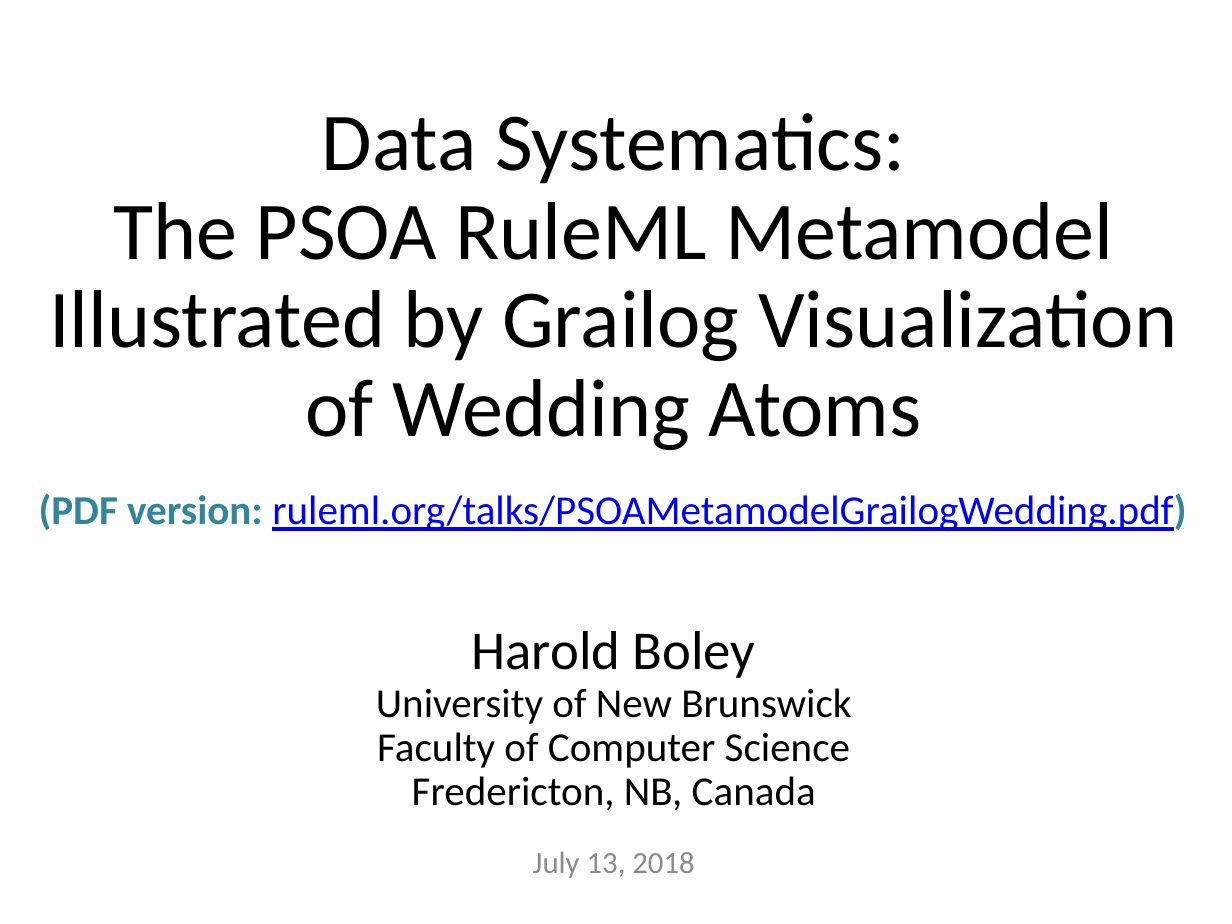
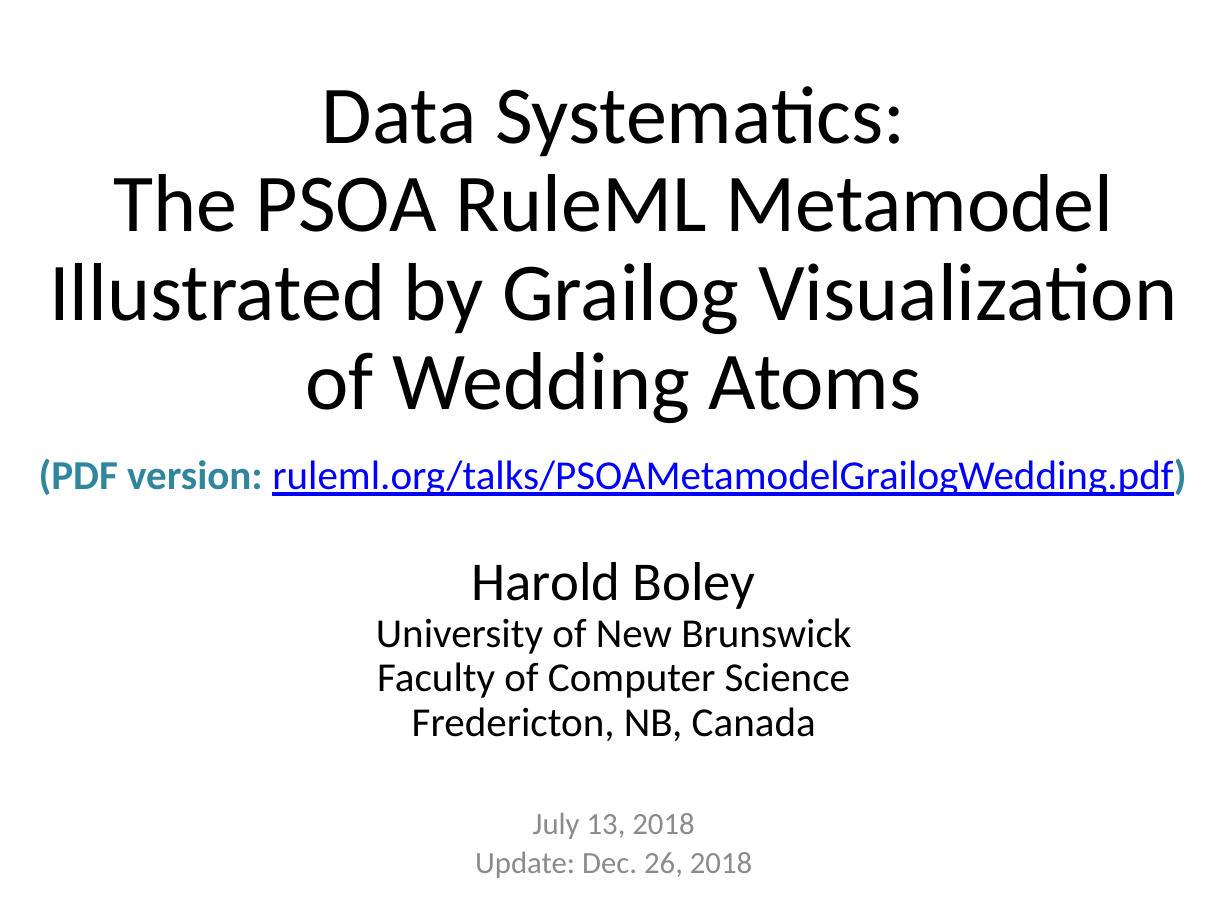
Before and after one commit to RuleML/ruleml-website, a slide deck: slide 1 of talks/PSOAMetamodelGrailogWedding.pptx. Drawn at 1232x924 pixels with LibreOffice and Linux fonts; fonts in the diff are those of the drawing. Boxes give left, top, right and bottom in pixels: in the first picture for what was removed or moved away, otherwise in the second. Text is boxed around its words. In the diff, an @@ line names an element or a change of style, - is before the commit and + after.

```diff
--- a/talks/PSOAMetamodelGrailogWedding.pptx
+++ b/talks/PSOAMetamodelGrailogWedding.pptx
@@ title "Data Systematics: The PSOA RuleML ..." rewrapped from (x1=49, y1=113, x2=1177, y2=810) to (x1=49, y1=86, x2=1177, y2=741) @@
@@ text "(PDF version: ruleml.org/talks/PSOAMetamodelGrailogWedding.p ..." moved from (x1=39, y1=493, x2=1186, y2=531) to (x1=39, y1=458, x2=1186, y2=496) @@
@@ subtitle "July 13, 2018" moved from (x1=533, y1=851, x2=694, y2=878) to (x1=475, y1=812, x2=752, y2=878) @@
@@ subtitle at (x1=475, y1=851, x2=752, y2=878): paragraph added @@
+Update: Dec. 26, 2018
```
Also in this commit, not shown: 9 other slides changed, 1 other file.
